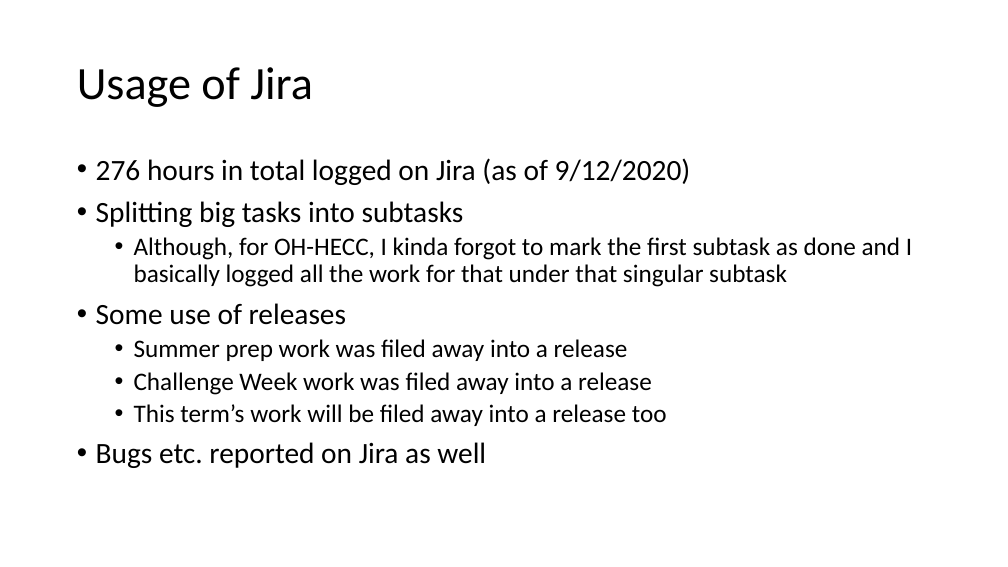
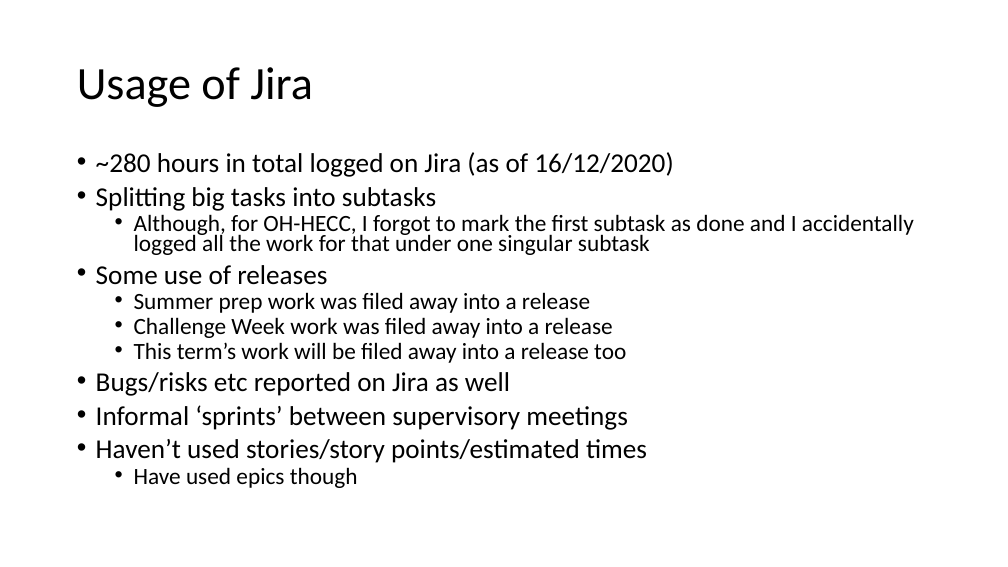
Before and after one commit to 11BelowStudio/HECC-IT, a slide deck: slide 13 of Reports n such/Week 11 Presentation.pptx (slide 10 before the commit). Drawn at 1008x567 pixels with LibreOffice and Linux fonts; fonts in the diff are those of the drawing. Boxes give left, top, right and bottom in pixels: in the first picture for what was removed or moved away, otherwise in the second. Text is boxed around its words. In the diff, an @@ line names an element or a change of style, - is before the commit and + after.

```diff
--- a/Reports n such/Week 11 Presentation.pptx
+++ b/Reports n such/Week 11 Presentation.pptx
@@ text at bbox=[96, 152, 673, 177]: text changed; size 28 to 25.9 pt @@
-• 276 hours in total logged on Jira (as of 9/12/2020)
+• ~280 hours in total logged on Jira (as of 16/12/2020)
@@ text at bbox=[96, 187, 626, 363]: size 28 to 25.9 pt in "Splitting big tasks into subtasks", "Some use of releases"; size 24 to 22.2 pt in "Summer prep work was filed away into ...", "Challenge Week work was filed away into ...", "This term’s work will be filed away ..."; line spacing 0.9 to 0.7 @@
@@ text at bbox=[134, 214, 914, 255]: text changed; size 24 to 22.2 pt @@
-  • Although, for OH-HECC, I kinda forgot to mark the first subtask as done and I basically logged all the work for that under that singular subtask
+  • Although, for OH-HECC, I forgot to mark the first subtask as done and I accidentally logged all the work for that under one singular subtask
@@ text at bbox=[96, 372, 647, 488]: text changed; size 28 to 25.9 pt @@
-• Bugs etc. reported on Jira as well
+• Bugs/risks etc reported on Jira as well
+• Informal ‘sprints’ between supervisory meetings
+• Haven’t used stories/story points/estimated times
+  • Have used epics though
```
Also in this commit, not shown: 9 other slides changed, 8 slides added, 1 slide removed, 2 other files.
